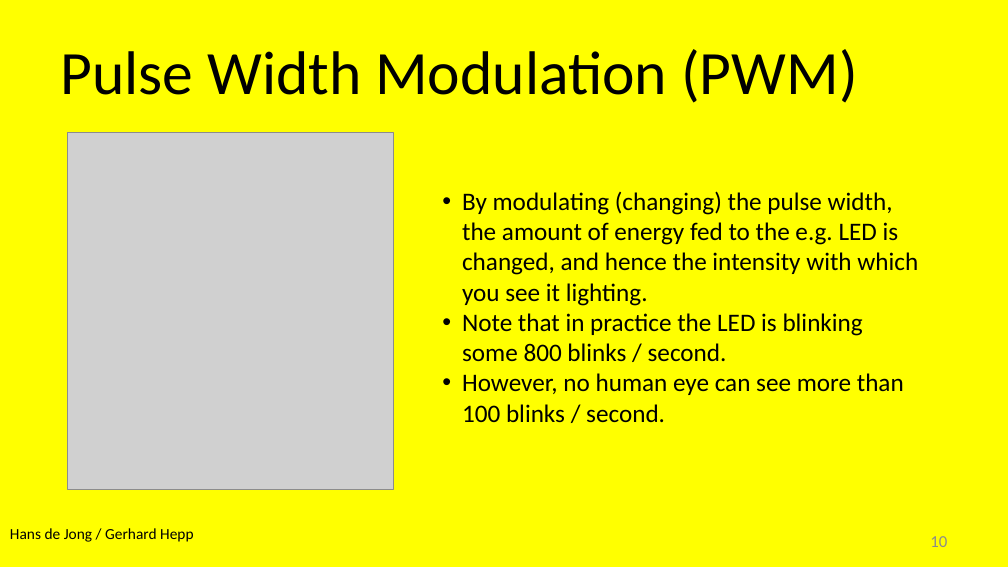
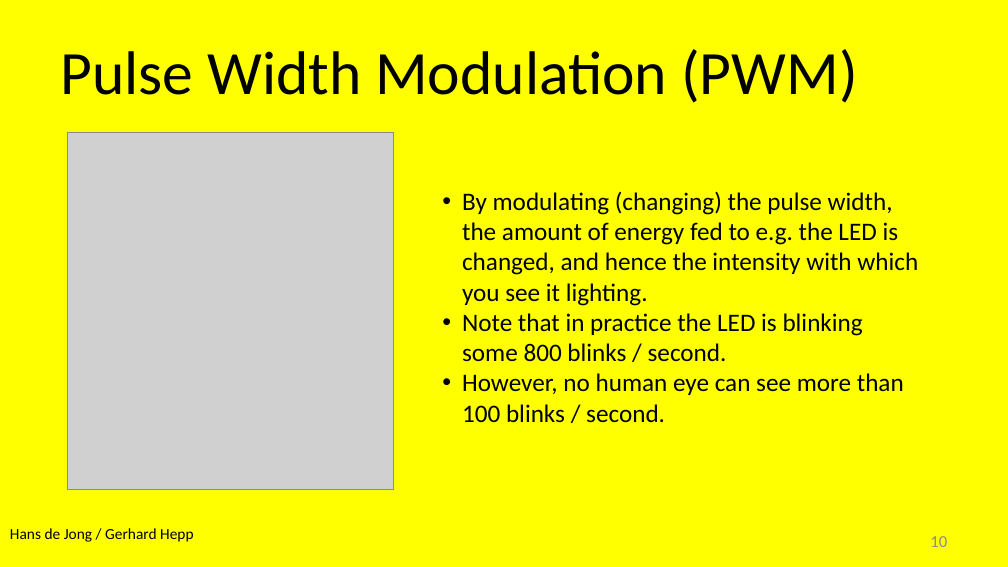
Before and after one commit to hansdejongehv/Weekendschool-PiAndMore, a slide deck: slide 10 of PiAndMore/UK---English/Part-1--Breadboard/PiAndMore workshop physical computing with Arduino - part 1 - Intermediate.v0.15.pptx. Drawn at 1008x567 pixels with LibreOffice and Linux fonts; fonts in the diff are those of the drawing; grey boxes stand for pictures; background and template pictures are left out. Boxes give left, top, right and bottom in pixels: in the first picture for what was removed or moved away, otherwise in the second. Text is boxed around its words. In the diff, an @@ line names an element or a change of style, - is before the commit and + after.

```diff
--- a/PiAndMore/UK---English/Part-1--Breadboard/PiAndMore workshop physical computing with Arduino - part 1 - Intermediate.v0.15.pptx
+++ b/PiAndMore/UK---English/Part-1--Breadboard/PiAndMore workshop physical computing with Arduino - part 1 - Intermediate.v0.15.pptx
@@ text at (462,191,918,306): text changed @@
-• By modulating (changing) the pulse width, the amount of energy fed to the e.g. LED is changed, and hence the intensity with which you see it lighting.
+• By modulating (changing) the pulse width, the amount of energy fed to e.g. the LED is changed, and hence the intensity with which you see it lighting.
```
Also in this commit, not shown: 6 other slides changed.
